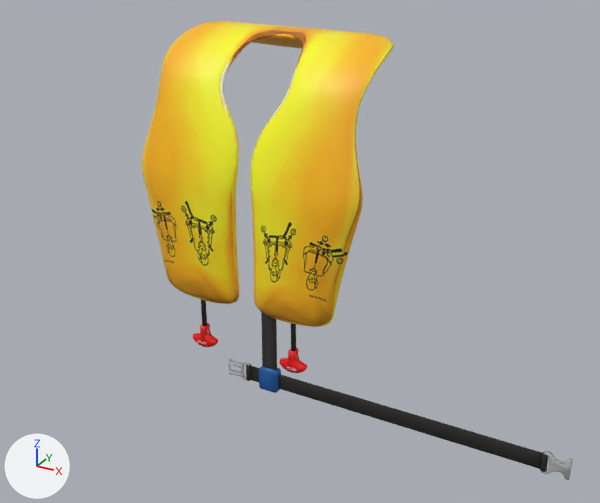
What one commit did to the Blender file VR_education_airplane_simulation/Assets/JHW/life_jacket_equiped.blend.
Camera for both pictures: a 50 mm lens placed at (12.69, -21.01, 16.41), pointed at (2.24, -2.0, 6.91). The lights are fixed; the arrows at lower left show +X, +Y and +Z.

Objects in the first picture: '실린더', '실린더.001', '큐브'.
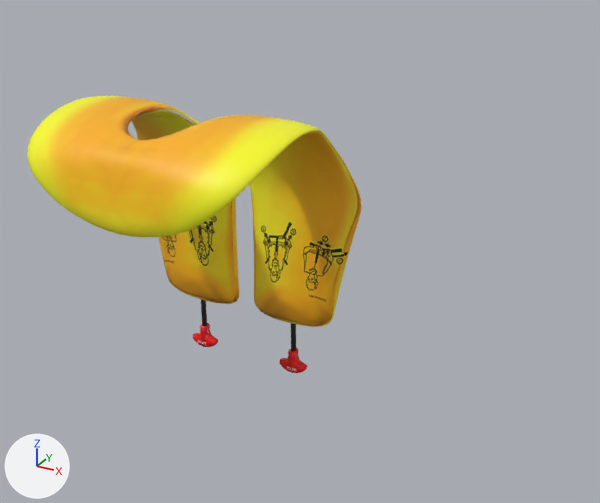
Pixel boxes [x1, y1, x2, y2] of what changed, in the pictures (600 x 503 px; the box of a moved part takes in the faces that stretch with it):
'큐브', reshaped (33% wider, 24% shorter)
    before: [142, 21, 394, 327]
    after: [27, 96, 362, 327]
'실린더.001', hidden (black)
    before: [228, 312, 573, 480]
part 1 of me_큐브, moved or reshaped
    before: [142, 21, 394, 199]
    after: [27, 96, 361, 237]

What changed in the scene script:
```text
Change me_큐브:
    used by ob_큐브; location = (-0.21, -1.08, 4.31); rotation_euler = (0.0, 3.142, 3.142), in degrees (0, 180, 180)
    remove me_큐브.from_pydata(...)  # 116 vertices, 109 faces; spans x 0.0..4.0, y -4.86..0.52, z -8.2..0.34
    add me_큐브.from_pydata(...)  # 116 vertices, 109 faces; spans x 0.0..4.0, y -0.47..5.81, z -6.96..0.34
    me_큐브 part 1: 71 of 116 vertices moved; they spanned x 0.0..3.59, y -4.86..0.01, z -8.2..-5.31 and now span x 0.0..3.59, y 0.12..5.81, z -6.96..-4.22; mean shift (0.01, 5.47, 1.24); largest move (0.0, -4.81, -7.35) -> (0.0, 5.66, -4.26)
Change ob_실린더_001:
    add ob_실린더_001.hide_set(True)  # its collection is switched off
```
